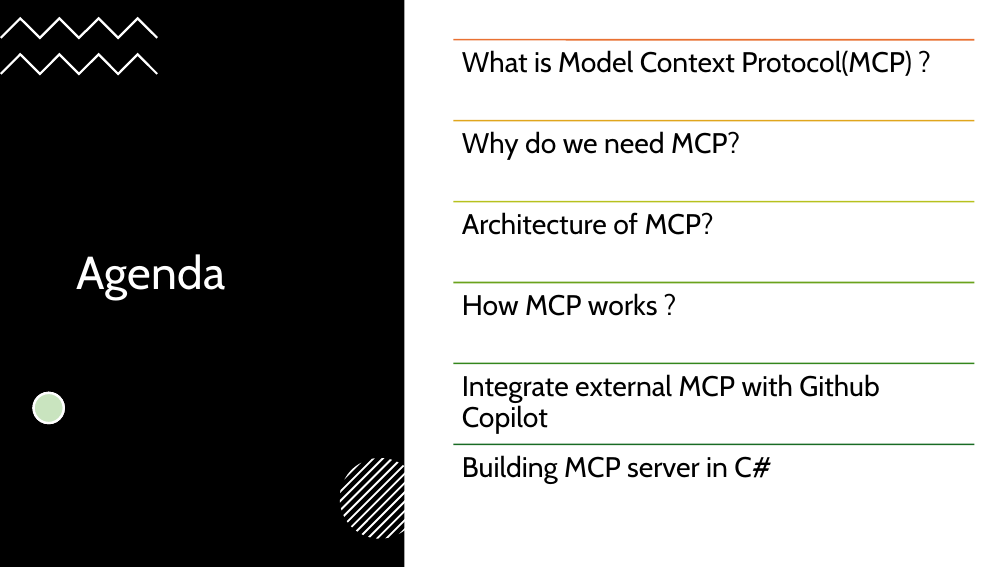
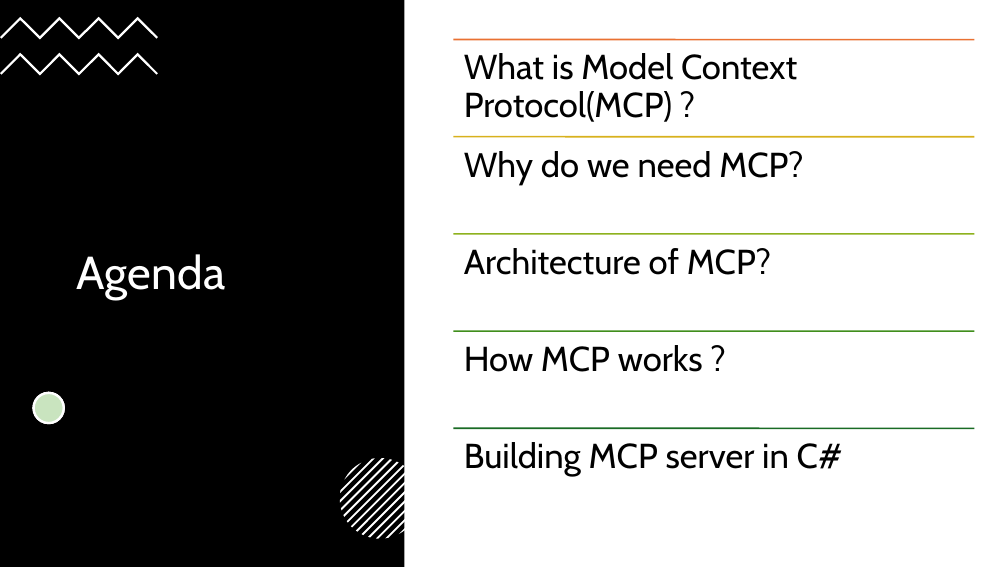
Before and after one commit to praveenraghuvanshi/tech-sessions, a slide deck: slide 3 of 19042025-MCP-dotnet-dotnetblr/Intro to Model Context Protocol(MCP).pptx. Drawn at 1008x567 pixels with LibreOffice and Linux fonts; fonts in the diff are those of the drawing. Boxes give left, top, right and bottom in pixels: in the first picture for what was removed or moved away, otherwise in the second. Text is boxed around its words. In the diff, an @@ line names an element or a change of style, - is before the commit and + after.

Commit message:
Updated ppt

```diff
--- a/19042025-MCP-dotnet-dotnetblr/Intro to Model Context Protocol(MCP).pptx
+++ b/19042025-MCP-dotnet-dotnetblr/Intro to Model Context Protocol(MCP).pptx
@@ text "Why do we need MCP?": place and size @@
-text "Why do we need MCP?" at bbox=[462, 131, 740, 159]
+text "Why do we need MCP?" at bbox=[464, 151, 803, 185]
@@ line moved from (454, 121) - (975, 121) to (454, 137) - (975, 137) @@
@@ line (454, 137) - (975, 137): stroke #E0A61D 1.5 pt to #D8B11D 1.5 pt @@
@@ text "Architecture of MCP?": place and size @@
-text "Architecture of MCP?" at bbox=[462, 212, 714, 235]
+text "Architecture of MCP?" at bbox=[464, 248, 771, 275]
@@ line moved from (454, 202) - (975, 202) to (454, 234) - (975, 234) @@
@@ line (454, 234) - (975, 234): stroke #B7C11E 1.5 pt to #8EB21E 1.5 pt @@
@@ line removed from (454, 283) to (975, 283) @@
@@ size 27 to 33 pt; more space between paragraphs in 5 elements at bbox=[464, 53, 797, 122], bbox=[464, 442, 843, 476], bbox=[464, 151, 803, 185], bbox=[464, 248, 771, 275], bbox=[464, 345, 703, 372] @@
@@ text "How MCP works ?": place and size @@
-text "How MCP works ?" at bbox=[462, 293, 658, 316]
+text "How MCP works ?" at bbox=[464, 345, 703, 372]
@@ line moved from (454, 364) - (975, 364) to (454, 331) - (975, 331) @@
@@ line (454, 331) - (975, 331): stroke #34861C 1.5 pt to #408E1C 1.5 pt @@
@@ text removed at bbox=[462, 374, 879, 433] @@
-Integrate external MCP with Github Copilot
@@ text "Building MCP server in C#": place and size @@
-text "Building MCP server in C#" at bbox=[462, 455, 771, 483]
+text "Building MCP server in C#" at bbox=[464, 442, 843, 476]
@@ line moved from (454, 445) - (975, 445) to (454, 429) - (975, 429) @@
```
Also in this commit, not shown: 3 other slides changed, 6 slides added.
